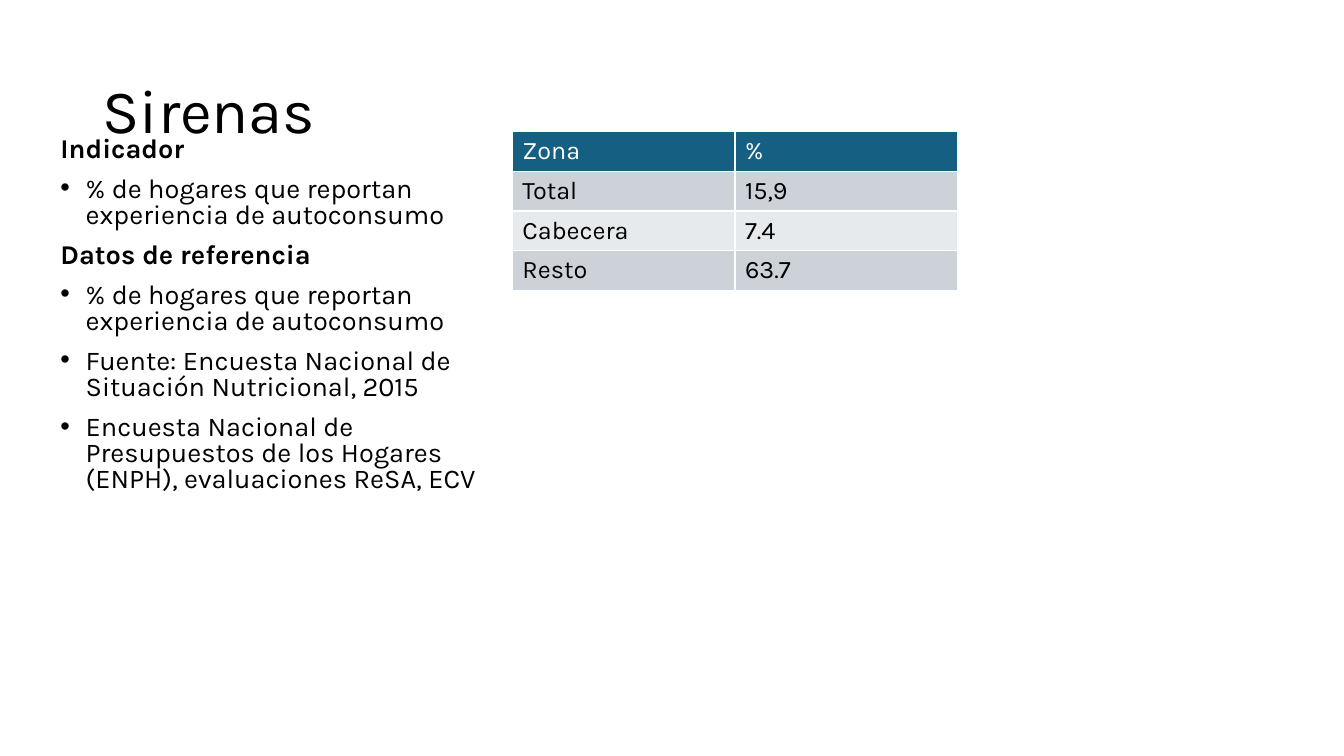
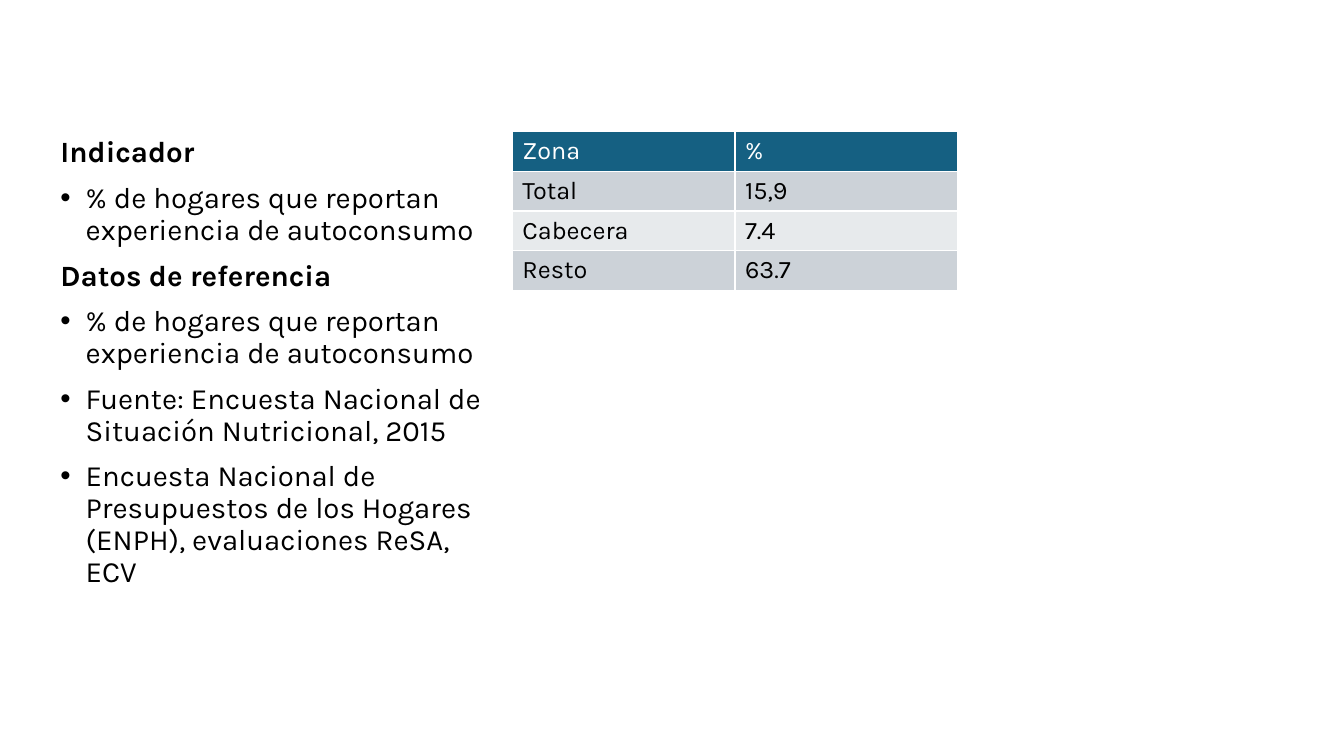
Before and after one commit to edalfon/ptfr, a slide deck: slide 36 of slides/slides.pptx (slide 38 before the commit). Drawn at 1344x756 pixels with LibreOffice and Linux fonts; fonts in the diff are those of the drawing. Boxes give left, top, right and bottom in pixels: in the first picture for what was removed or moved away, otherwise in the second. Text is boxed around its words. In the diff, an @@ line names an element or a change of style, - is before the commit and + after.

```diff
--- a/slides/slides.pptx
+++ b/slides/slides.pptx
@@ title removed at (x1=102, y1=90, x2=315, y2=148) @@
-Sirenas
@@ text "Indicador" at (x1=60, y1=141, x2=480, y2=583): size 19.4 to 21 pt; line spacing 0.8 to 0.9 @@
```
Also in this commit, not shown: 47 other slides changed, 14 slides added, 10 slides removed, 10 other files.
